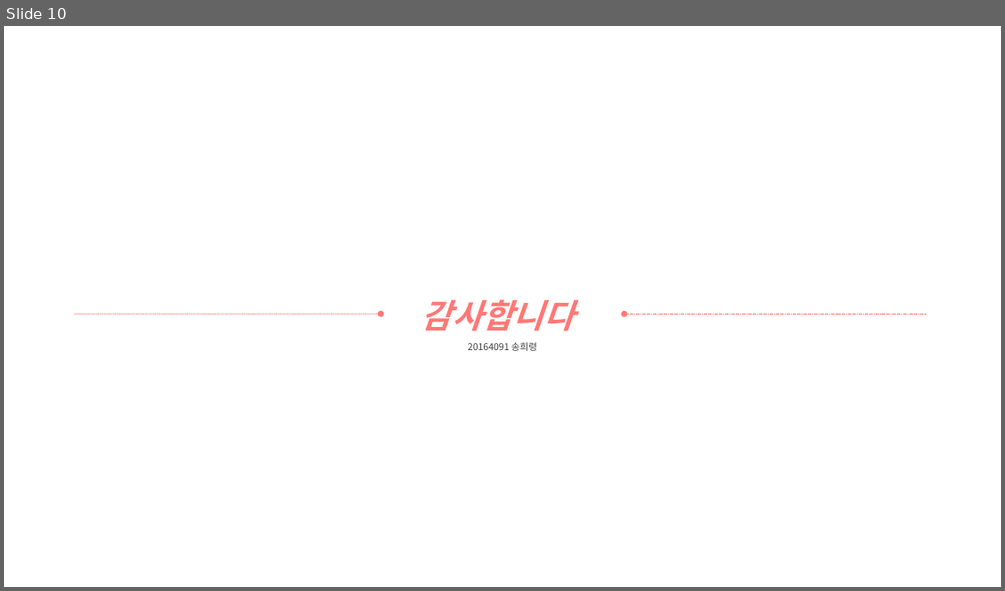
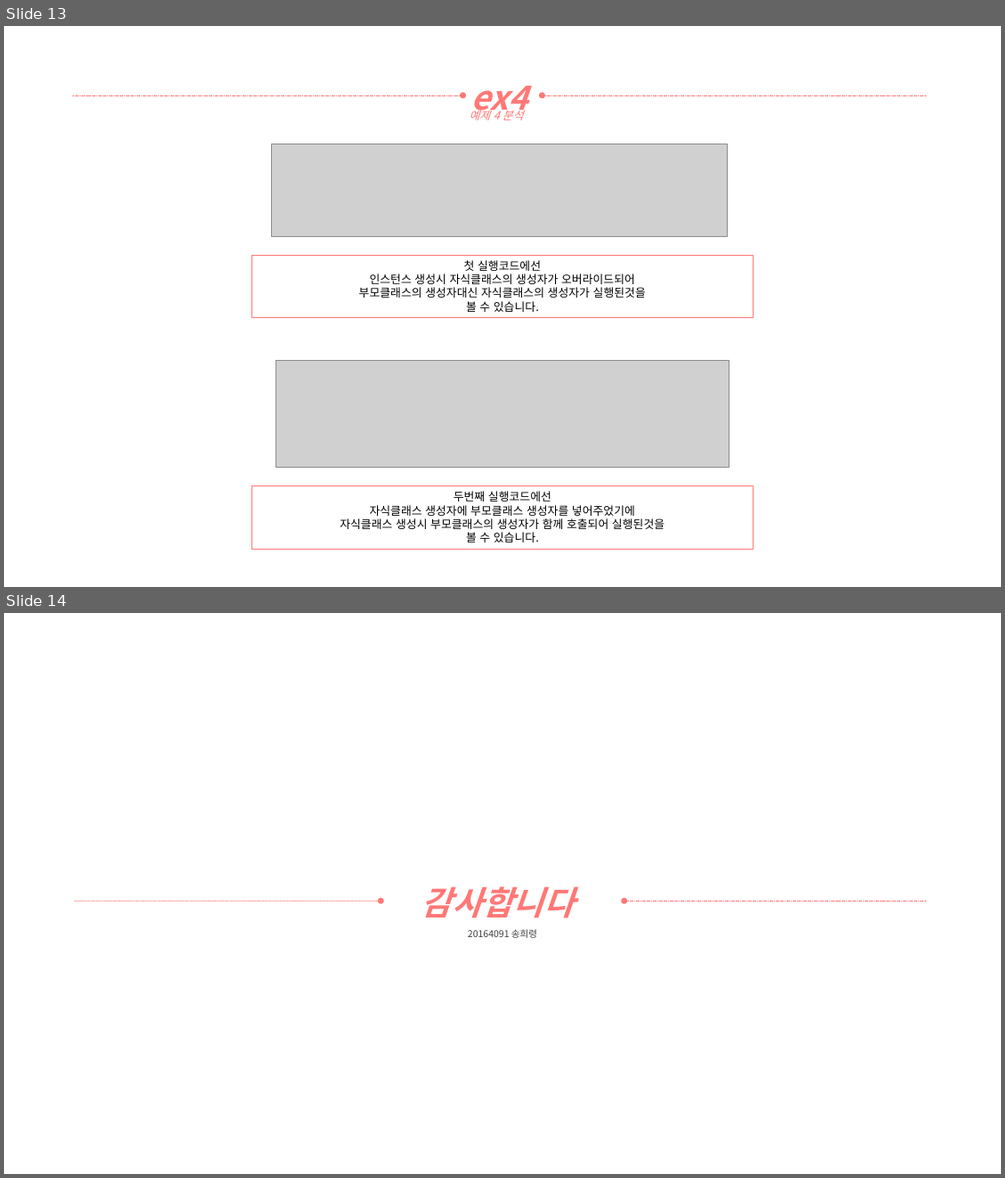
Before and after one commit to yooatom2200/Programing_Base_2, a slide deck: 1장/20164091-송희령-7주차 과제1.pptx. Shown one above the other, each under a label of ours: slide 10 before the commit, slides 13 and 14 after it. The pictures are 1005x591 and 1005x1178 pixels, drawn with LibreOffice and Linux fonts; fonts in the diff are those of the drawing; grey boxes stand for pictures. Boxes give left, top, right and bottom in pixels: in the first picture for what was removed or moved away, otherwise in the second. Text is boxed around its words. In the diff, an @@ line names an element or a change of style, - is before the commit and + after.

```diff
--- a/1장/20164091-송희령-7주차 과제1.pptx
+++ b/1장/20164091-송희령-7주차 과제1.pptx
@@ slide 13 added at (x1=4, y1=26, x2=1001, y2=587), background #FFFFFF @@
@@ arrow added from (73, 95) to (463, 95), #FF7876 0.5 pt dashed @@
@@ text added at (x1=470, y1=86, x2=527, y2=119), 32 pt, text #FF7876, bold, italic @@
+ex4
@@ arrow added from (926, 95) to (542, 95), #FF7876 0.5 pt dashed @@
@@ text added at (x1=469, y1=108, x2=524, y2=120), 11 pt, text #FF7876, italic @@
+예제 4 분석
@@ picture added at (x1=271, y1=144, x2=727, y2=237) @@
@@ rectangle added at (x1=252, y1=255, x2=753, y2=318), outline #FF7876 1 pt, 11 pt, text #000000 @@
+첫 실행코드에선
+인스턴스 생성시 자식클래스의 생성자가 오버라이드되어
+부모클래스의 생성자대신 자식클래스의 생성자가 실행된것을
+볼 수 있습니다.
@@ picture added at (x1=275, y1=361, x2=729, y2=467) @@
@@ rectangle added at (x1=252, y1=486, x2=753, y2=548), outline #FF7876 1 pt, 11 pt, text #000000 @@
+두번째 실행코드에선
+자식클래스 생성자에 부모클래스 생성자를 넣어주었기에
+자식클래스 생성시 부모클래스의 생성자가 함께 호출되어 실행된것을
+볼 수 있습니다.
@@ what was slide 10 is now slide 14 @@
```
Also in this commit, not shown: 3 other slides added, 2 other files.
